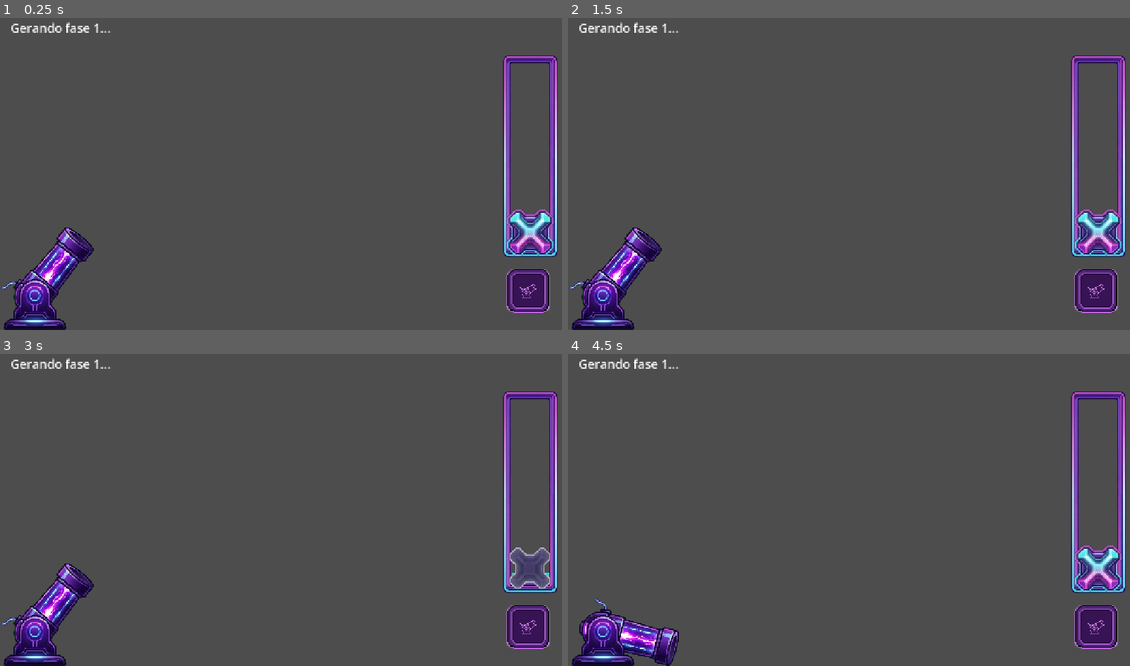
Above: before the commit, frames 1-4 (two rows, left to right).
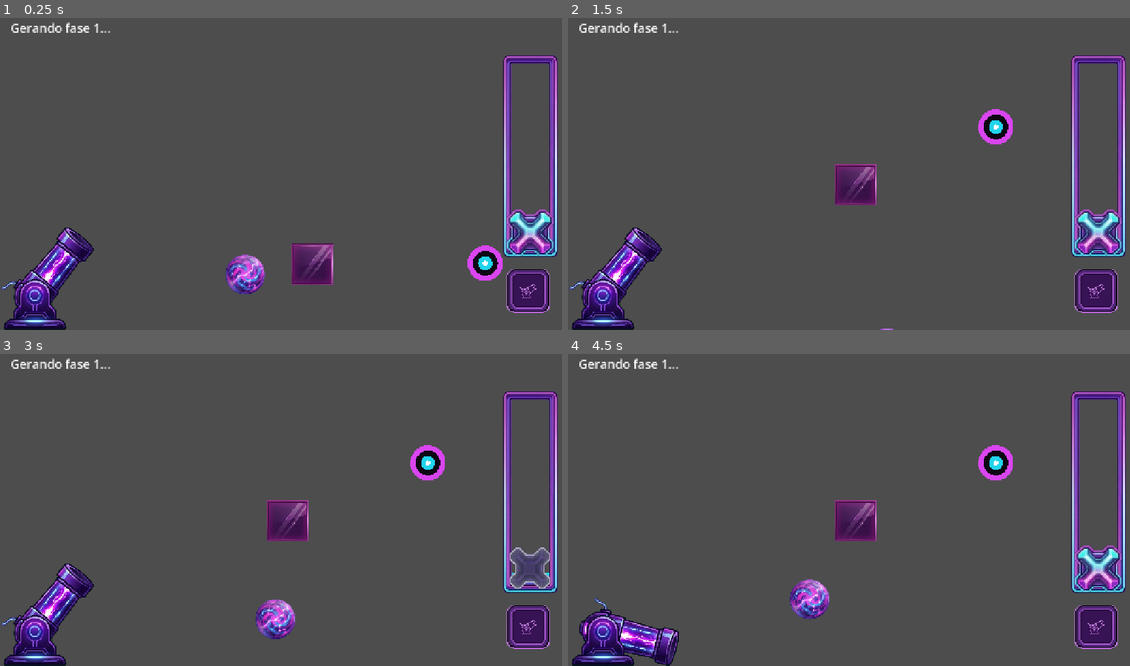
Above: after the commit, the same moments.

Repository: Zidan-09/Arc-Impact
Game: Godot game, scene res://components/cannon-controller/CannonController.tscn
The game is run twice, just before and just after one commit, with the same random seed, the same clock (stepped at 60 frames per second) and the same inputs. This scene is started directly instead of the project's main scene.
Inputs (mouse positions are in pixels of both pictures, inside the frame that each line leads up to):
- Up to frame 1 (0.25 s): no input
- Up to frame 2 (1.5 s): click (1096, 289) at 0.5 s; click (1096, 289) at 1.25 s
- Up to frame 3 (3 s): click (528, 625) at 2 s; tap Enter at 2.75 s; drag from (528, 566) to (44, 616) at 2.77 s
- Up to frame 4 (4.5 s): drag from (736, 522) to (612, 616) at 3.52 s; move the mouse to (905, 438) at 4.27 s; click (905, 438) at 4.42 s

The runs differ from the first frame. In frame 1, 2.3% of the frame differs, in the area x 40-90%, y 72-89%; in frame 2, 1.5%; in frame 3, 2.2%; in frame 4, 2.2%.
Error before the commit: Parse Error: Function "_replay_perturbed()" is a coroutine, so it must be called with "await". (res://components/level/level_solver.gd:121)
Error after the commit: Trying to assign invalid previously freed instance. (res://components/level/simulation_world.gd:79)

Commit message:
fix(levels): await em _replay_perturbed (coroutine com retorno)

Diff:
--- a/components/level/level_solver.gd
+++ b/components/level/level_solver.gd
@@ -118,8 +118,8 @@
 ## acertam => 0.5; um só => 0.25; nenhum => 0.0 (solução estreita).
 ## A Etapa 8 refina a métrica com a calibragem de dificuldade.
 static func _probe_margin(def: LevelDefinition, shots: Array, parent: Node) -> float:
-	var plus := _replay_perturbed(def, shots, parent, MARGIN_PROBE_DEGREES)
-	var minus := _replay_perturbed(def, shots, parent, -MARGIN_PROBE_DEGREES)
+	var plus := await _replay_perturbed(def, shots, parent, MARGIN_PROBE_DEGREES)
+	var minus := await _replay_perturbed(def, shots, parent, -MARGIN_PROBE_DEGREES)
 	if plus and minus:
 		return MARGIN_PROBE_DEGREES
 	if plus or minus:
